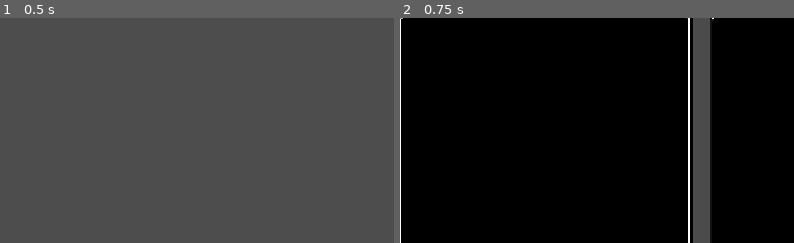
Above: before the commit, frames 1-2 (left to right).
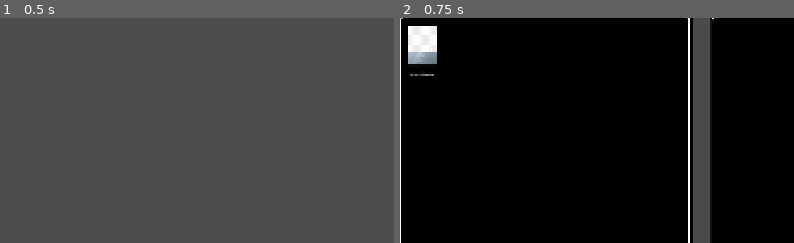
Above: after the commit, the same moments.

Repository: skavinger/UVS_Sim
Game: Godot game, scene res://GameObj/main.tscn
Same seed, same stepped clock (60 frames per second), same inputs: the game is played once before the commit and once after it.
Inputs:
- Up to frame 1 (0.5 s): no input
- Up to frame 2 (0.75 s): click "Deck Builder" at 0.5 s
The pictures show only the part of the screen within x 23-73%, y 21-71%; the shares and areas given below are measured in that part.

Frame 1 is identical in both runs. In frame 2, 1.3% of the frame differs, in the area x 2-10%, y 3-26%.

Commit message:
Add search area for decklist

Diff:
--- a/GameObj/DeckBuilder.tscn
+++ b/GameObj/DeckBuilder.tscn
@@ -1,7 +1,8 @@
-[gd_scene load_steps=3 format=3 uid="uid://c8bvy6da0211j"]
+[gd_scene load_steps=4 format=3 uid="uid://c8bvy6da0211j"]
 
 [ext_resource type="Script" uid="uid://drsvr4jsox2rh" path="res://Scripts/deck_builder.gd" id="1_bjh7i"]
 [ext_resource type="Texture2D" uid="uid://17pbwe1fsdhb" path="res://Assets/DeakBuilderBackground.png" id="2_km7lk"]
+[ext_resource type="PackedScene" uid="uid://d0ogjgvd3et1c" path="res://GameObj/list_card.tscn" id="3_km7lk"]
 
 [node name="Node2D" type="Node2D"]
 script = ExtResource("1_bjh7i")
@@ -17,4 +18,27 @@
 offset_bottom = 1069.0
 text = "Back"
 
+[node name="DecklistBox" type="Control" parent="."]
+custom_minimum_size = Vector2(665, 790)
+layout_mode = 3
+anchors_preset = 0
+offset_left = 445.0
+offset_top = 245.0
+offset_right = 1110.0
+offset_bottom = 1035.0
+
+[node name="ScrollContainer" type="ScrollContainer" parent="DecklistBox"]
+custom_minimum_size = Vector2(665, 790)
+layout_mode = 0
+offset_right = 665.0
+offset_bottom = 790.0
+
+[node name="GridContainer" type="GridContainer" parent="DecklistBox/ScrollContainer"]
+custom_minimum_size = Vector2(665, 790)
+layout_mode = 2
+columns = 8
+
+[node name="ListCard" parent="DecklistBox/ScrollContainer/GridContainer" instance=ExtResource("3_km7lk")]
+layout_mode = 2
+
 [connection signal="pressed" from="Back" to="." method="_on_back_pressed"]
--- /dev/null
+++ b/GameObj/list_card.tscn
@@ -0,0 +1,29 @@
+[gd_scene load_steps=2 format=3 uid="uid://d0ogjgvd3et1c"]
+
+[ext_resource type="Texture2D" uid="uid://dnmhppe8t8ufx" path="res://Assets/no-name.png" id="1_uo8ty"]
+
+[node name="ListCard" type="Control"]
+custom_minimum_size = Vector2(77, 130)
+layout_mode = 3
+anchors_preset = 0
+offset_right = 77.0
+offset_bottom = 130.0
+
+[node name="CardImage" type="TextureRect" parent="."]
+layout_mode = 0
+offset_left = 1.0
+offset_right = 751.0
+offset_bottom = 1050.0
+scale = Vector2(0.1, 0.1)
+texture = ExtResource("1_uo8ty")
+
+[node name="RichTextLabel" type="RichTextLabel" parent="."]
+layout_mode = 0
+offset_left = 1.0
+offset_top = 107.0
+offset_right = 76.0
+offset_bottom = 130.0
+theme_override_font_sizes/normal_font_size = 10
+text = "Card Name"
+horizontal_alignment = 1
+vertical_alignment = 1
